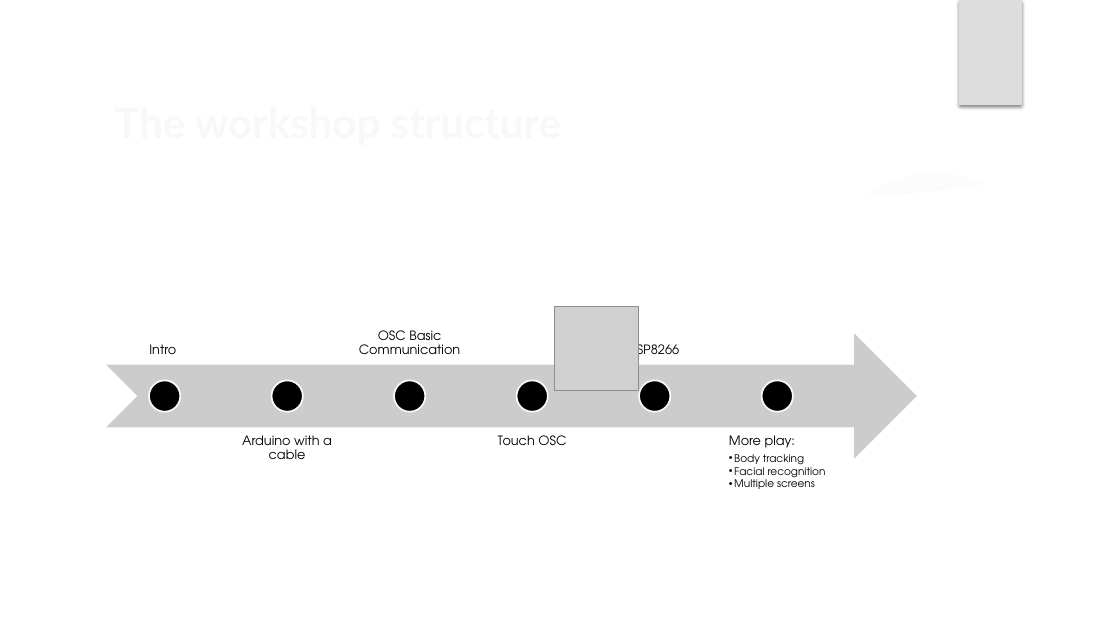
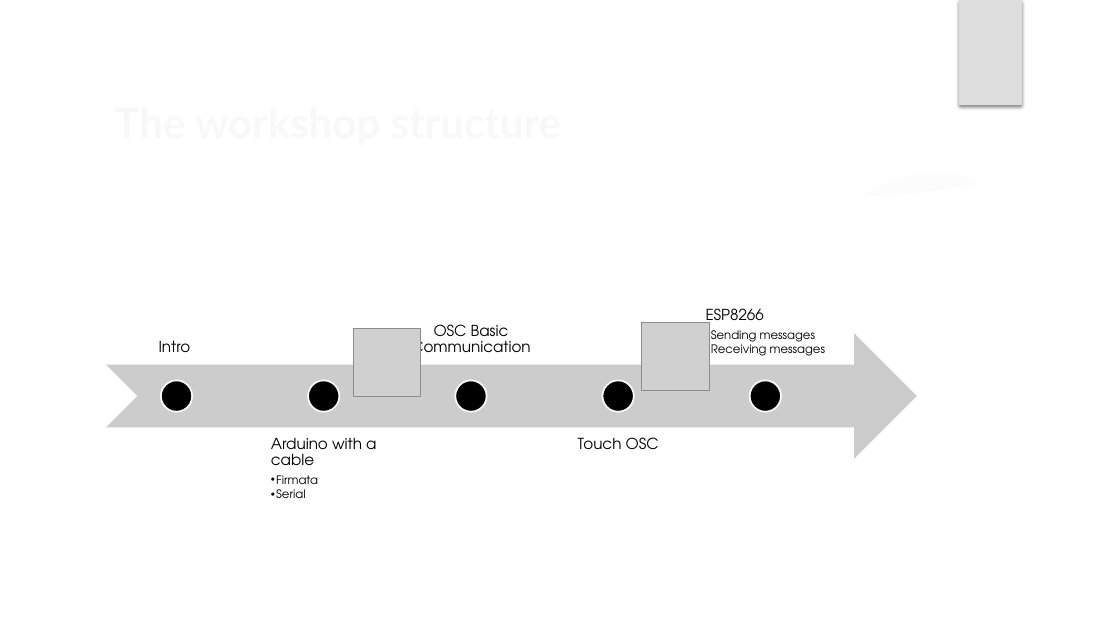
Before and after one commit to Rauleal/TouchDesigner_Bauhaus_workshop, a slide deck: slide 7 of Sensors_Osc Workshop/Workshop_presentation.pptx (slide 6 before the commit). Drawn at 1120x630 pixels with LibreOffice and Linux fonts; fonts in the diff are those of the drawing; grey boxes stand for pictures; background and template pictures are left out. Boxes give left, top, right and bottom in pixels: in the first picture for what was removed or moved away, otherwise in the second. Text is boxed around its words. In the diff, an @@ line names an element or a change of style, - is before the commit and + after.

```diff
--- a/Sensors_Osc Workshop/Workshop_presentation.pptx
+++ b/Sensors_Osc Workshop/Workshop_presentation.pptx
@@ text "OSC Basic Communication": place and size @@
-text "OSC Basic Communication" at [359, 330, 460, 354]
+text "OSC Basic Communication" at [411, 324, 530, 361]
@@ picture added at [354, 329, 421, 396] @@
@@ picture: place and size @@
-picture at [555, 307, 639, 391]
+picture at [642, 323, 709, 390]
@@ text added at [706, 308, 825, 356], 10 pt, text #000000 @@
+ESP8266
+  • Sending messages
+  • Receiving messages
@@ text removed at [630, 341, 679, 361] @@
-ESP8266
@@ ellipse: place and size @@
-ellipse at [149, 381, 180, 412]
+ellipse at [160, 381, 192, 412]
@@ ellipse: place and size @@
-ellipse at [271, 381, 302, 412]
+ellipse at [308, 381, 339, 412]
@@ ellipse: place and size @@
-ellipse at [394, 381, 425, 412]
+ellipse at [455, 381, 486, 412]
@@ ellipse removed at [517, 381, 548, 412] @@
@@ ellipse: place and size @@
-ellipse at [639, 381, 670, 412]
+ellipse at [602, 381, 634, 412]
@@ ellipse: place and size @@
-ellipse at [762, 381, 793, 412]
+ellipse at [749, 381, 781, 412]
@@ text "Arduino with a cable": place and size @@
-text "Arduino with a cable" at [242, 435, 332, 459]
+text "Arduino with a cable" at [271, 437, 376, 498]
@@ text at [271, 437, 376, 465]: size 11 to 13 pt in "Arduino with a cable"; alignment centre to left @@
@@ size 11 to 13 pt in 3 elements at [159, 340, 191, 352], [411, 324, 530, 361], [578, 437, 659, 449] @@
@@ text "Touch OSC": place and size @@
-text "Touch OSC" at [498, 435, 566, 445]
+text "Touch OSC" at [578, 437, 659, 449]
@@ text removed at [729, 435, 826, 489] @@
-More play:
-  • Body tracking
-  • Facial recognition
-  • Multiple screens
@@ text at [276, 475, 318, 498]: paragraphs added @@
+  • Firmata
+  • Serial
```
Also in this commit, not shown: 4 other slides changed, 10 slides added, 1 slide removed, 38 other files.
